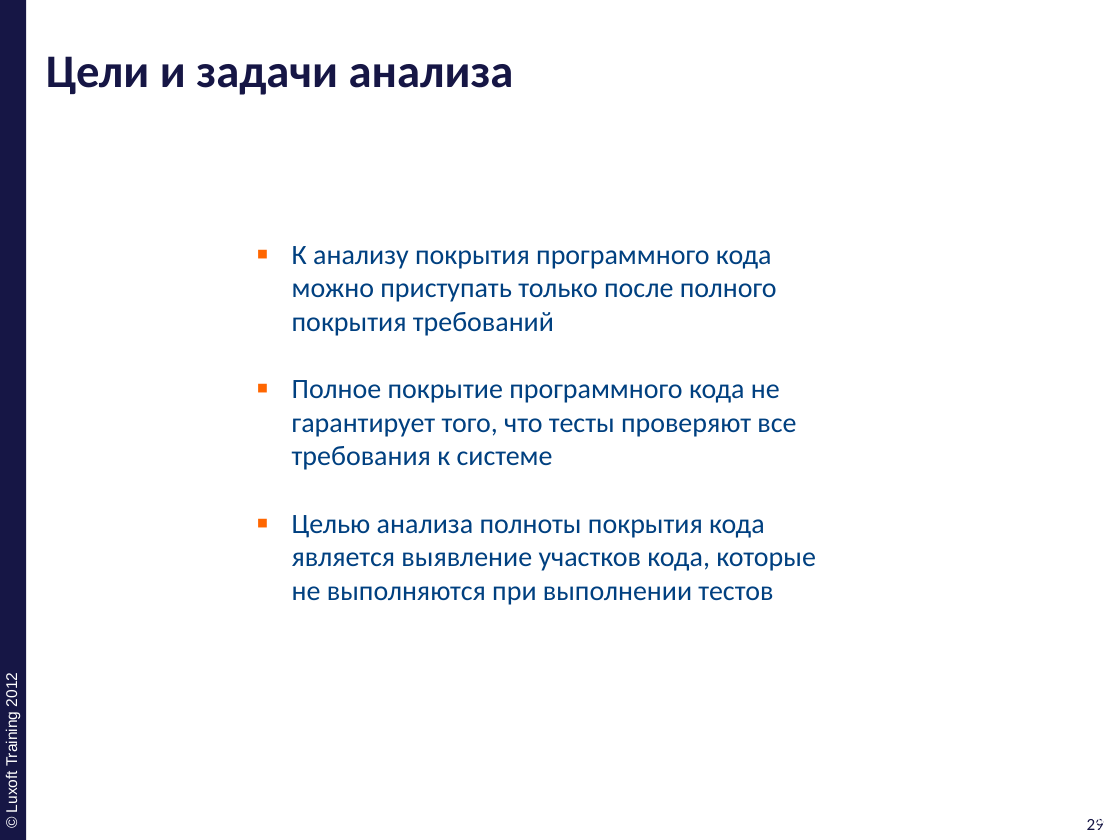
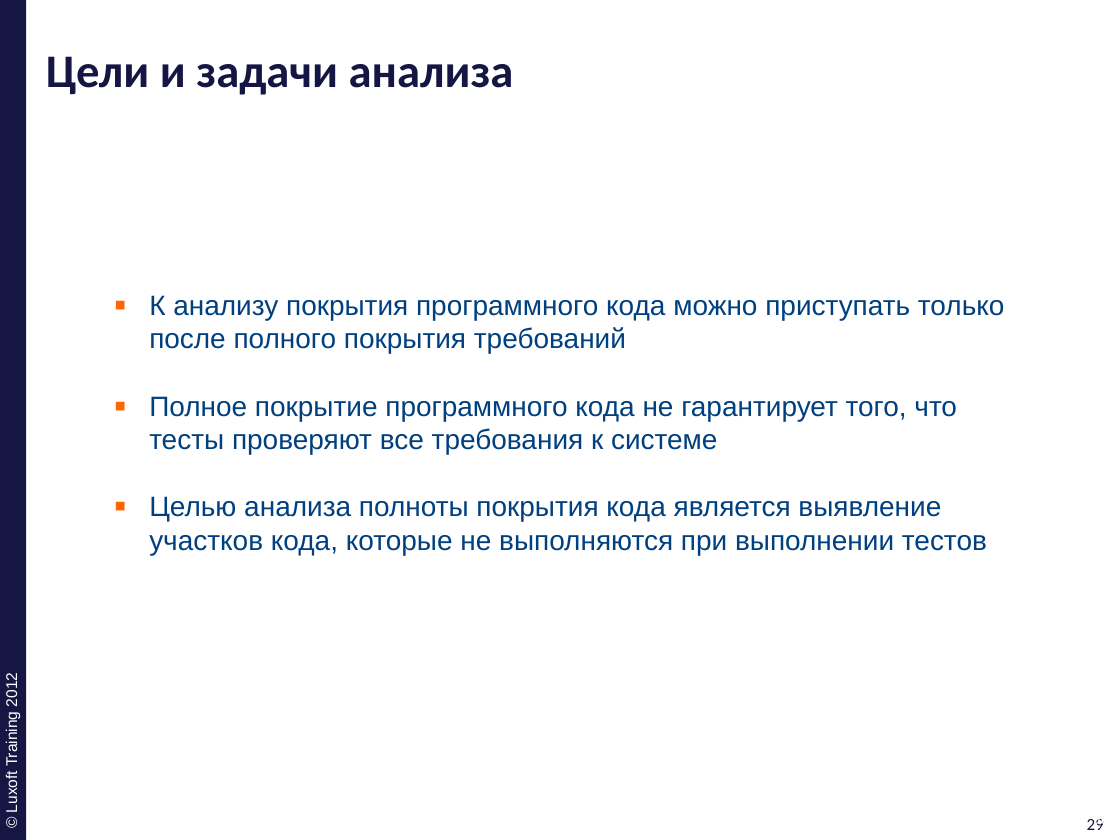
Before and after one commit to ivan-dyachenko/Trainings, a slide deck: slide 29 of Test Driven Development/materials/pptx/3. TDD-Code-Coverage.pptx. Drawn at 1120x840 pixels with LibreOffice and Linux fonts; fonts in the diff are those of the drawing; background and template pictures are left out. Boxes give left, top, right and bottom in pixels: in the first picture for what was removed or moved away, otherwise in the second. Text is boxed around its words. In the diff, an @@ line names an element or a change of style, - is before the commit and + after.

```diff
--- a/Test Driven Development/materials/pptx/3. TDD-Code-Coverage.pptx
+++ b/Test Driven Development/materials/pptx/3. TDD-Code-Coverage.pptx
@@ text "К анализу покрытия программного кода ...": place and size @@
-text "К анализу покрытия программного кода ..." at bbox=[292, 246, 816, 605]
+text "К анализу покрытия программного кода ..." at bbox=[149, 295, 1004, 555]
@@ text "К анализу покрытия программного кода ..." at bbox=[149, 295, 1004, 555]: font Calibri to Arial @@
```
Also in this commit, not shown: 36 other slides changed.
